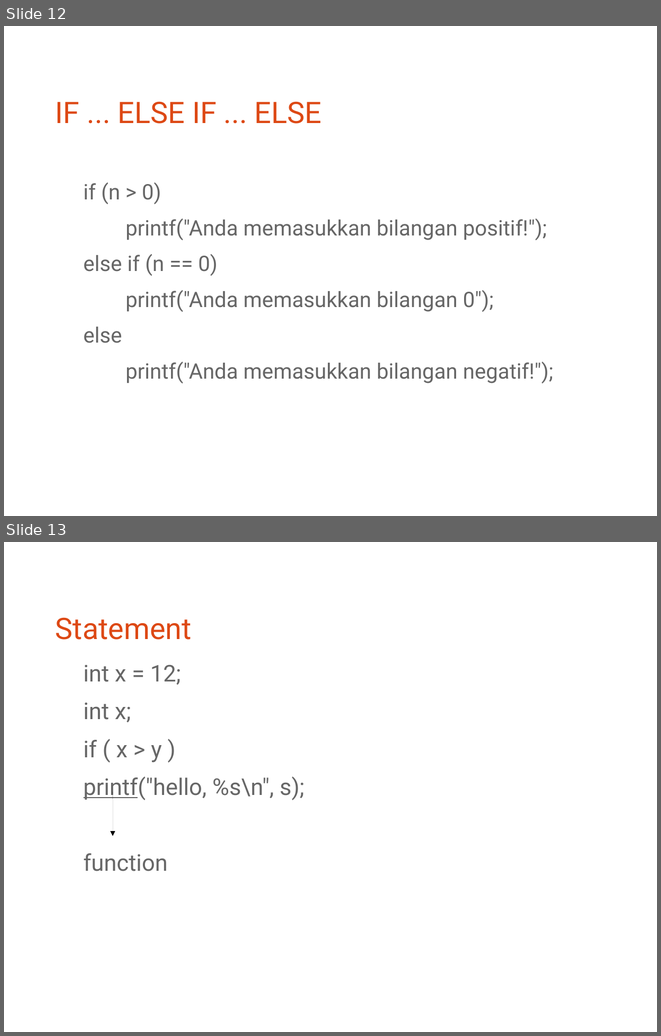
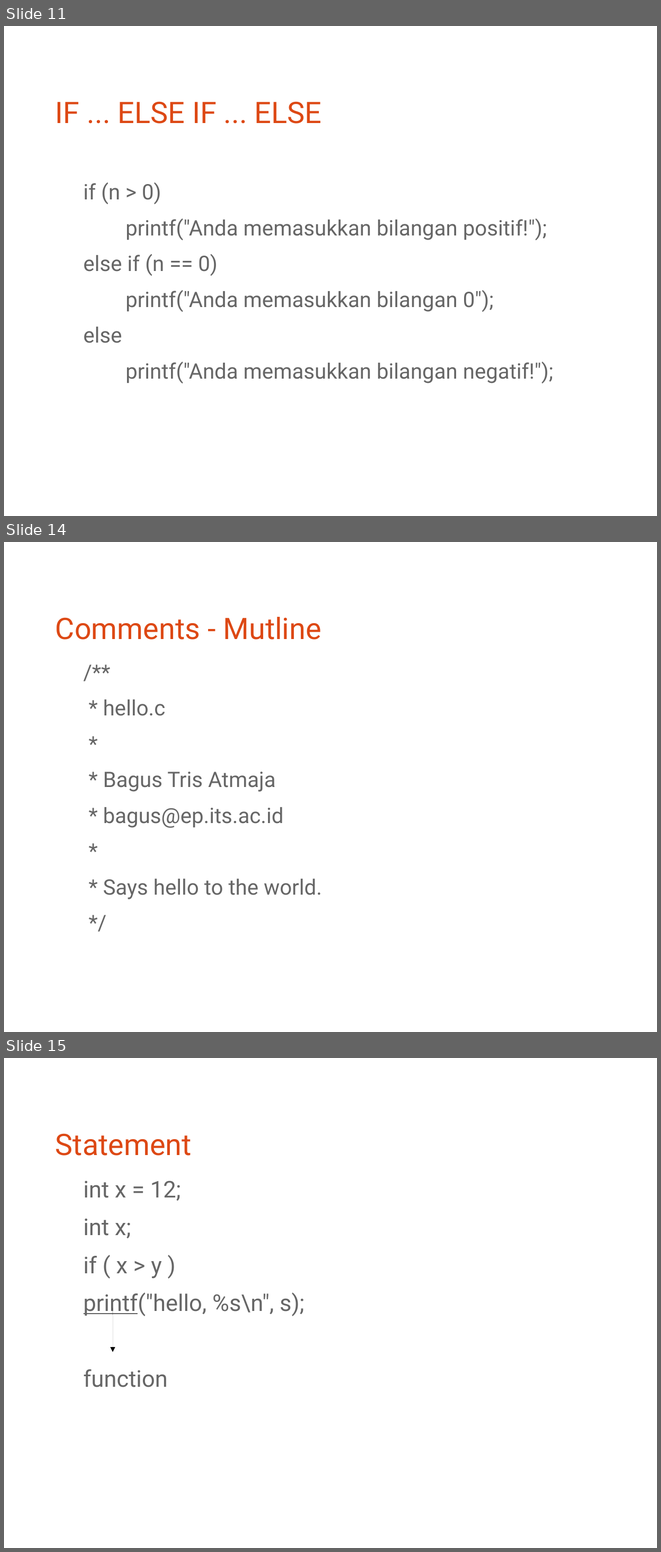
Before and after one commit to bagustris/prokom-tf, a slide deck: prokom1.odp. Shown one above the other, each under a label of ours: slides 12 and 13 before the commit, slides 11, 14 and 15 after it; the slides between them are not shown. The pictures are 661x1036 and 661x1552 pixels, drawn with LibreOffice and Linux fonts; fonts in the diff are those of the drawing. Boxes give left, top, right and bottom in pixels: in the first picture for what was removed or moved away, otherwise in the second. Text is boxed around its words. In the diff, an @@ line names an element or a change of style, - is before the commit and + after.

```diff
--- a/prokom1.odp
+++ b/prokom1.odp
@@ slide 14 added at (4,542,657,1032), background #FFFFFF @@
@@ title added at (55,617,321,640), 36 pt, text #DD4814 @@
+Comments - Mutline
@@ text added at (103,699,322,899), 25.9 pt, text #666666 @@
+/**
+* hello.c
+*
+* Bagus Tris Atmaja
+* bagus@ep.its.ac.id
+*
+* Says hello to the world.
+*/
@@ what was slide 12 is now slide 11 @@
@@ what was slide 13 is now slide 15 @@
```
Also in this commit, not shown: 2 slides changed, 2 other slides added, 1 slide removed.
